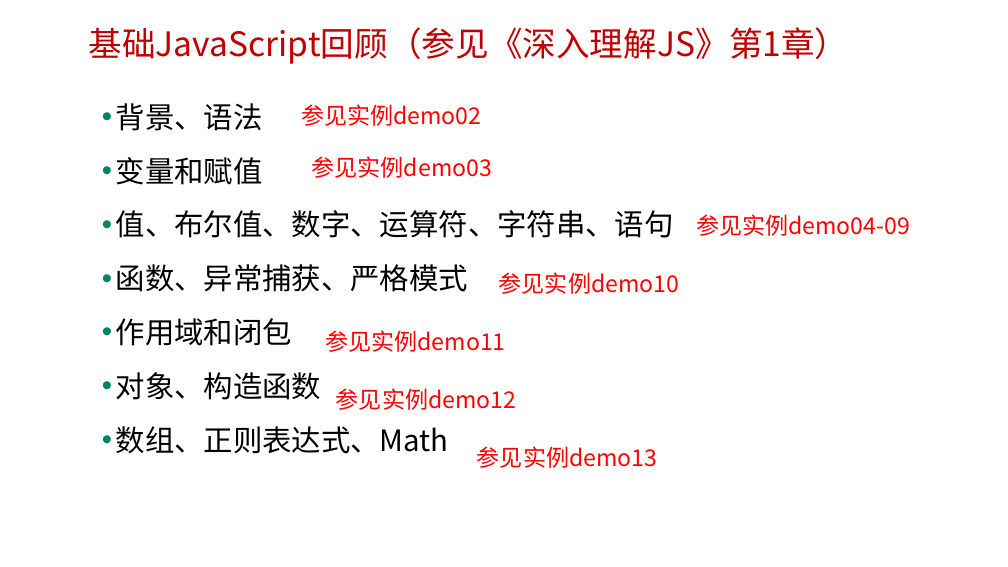
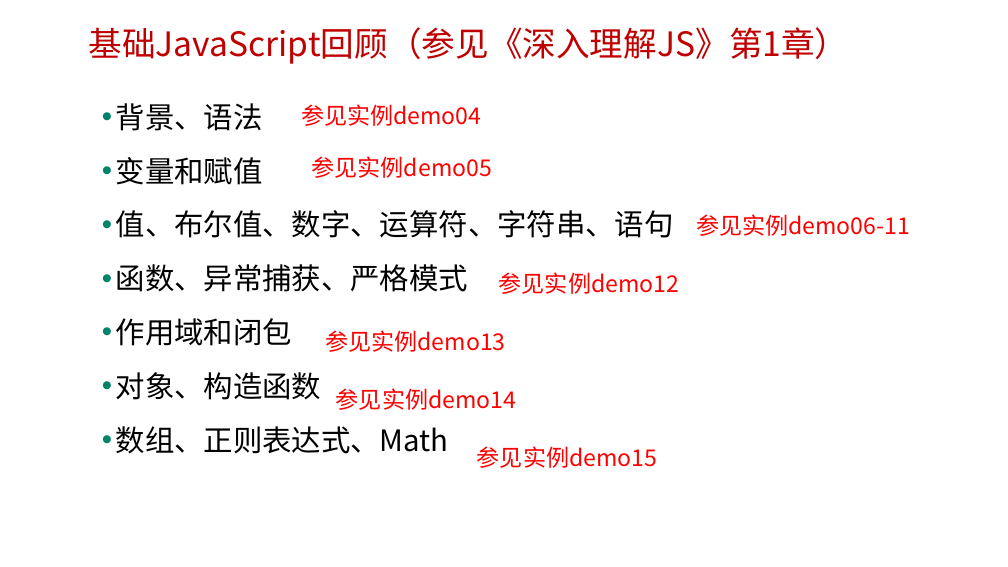
Before and after one commit to edu2act/course-javascript-advanced, a slide deck: slide 19 of 课程PPT/01.JavaScript发展历程及语言特点.pptx (slide 12 before the commit). Drawn at 1008x567 pixels with LibreOffice and Linux fonts; fonts in the diff are those of the drawing; background and template pictures are left out. Boxes give left, top, right and bottom in pixels: in the first picture for what was removed or moved away, otherwise in the second. Text is boxed around its words. In the diff, an @@ line names an element or a change of style, - is before the commit and + after.

```diff
--- a/课程PPT/01.JavaScript发展历程及语言特点.pptx
+++ b/课程PPT/01.JavaScript发展历程及语言特点.pptx
@@ text at (301, 104, 481, 126): text changed @@
-参见实例demo02
+参见实例demo04
@@ text at (312, 156, 492, 178): text changed @@
-参见实例demo03
+参见实例demo05
@@ text at (696, 214, 910, 236): text changed @@
-参见实例demo04-09
+参见实例demo06-11
@@ text at (499, 272, 679, 294): text changed @@
-参见实例demo10
+参见实例demo12
@@ text at (325, 330, 505, 352): text changed @@
-参见实例demo11
+参见实例demo13
@@ text at (336, 388, 516, 410): text changed @@
-参见实例demo12
+参见实例demo14
@@ text at (477, 446, 657, 468): text changed @@
-参见实例demo13
+参见实例demo15
```
Also in this commit, not shown: 3 other slides changed, 14 other files.
